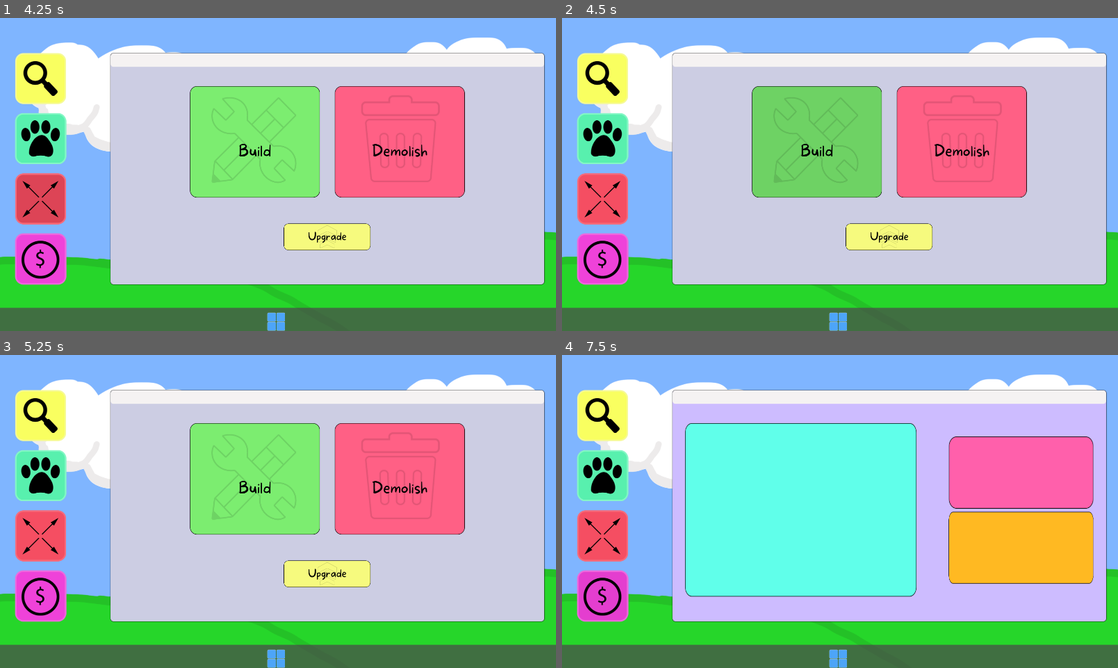
Above: before the commit, frames 1-4 (two rows, left to right).
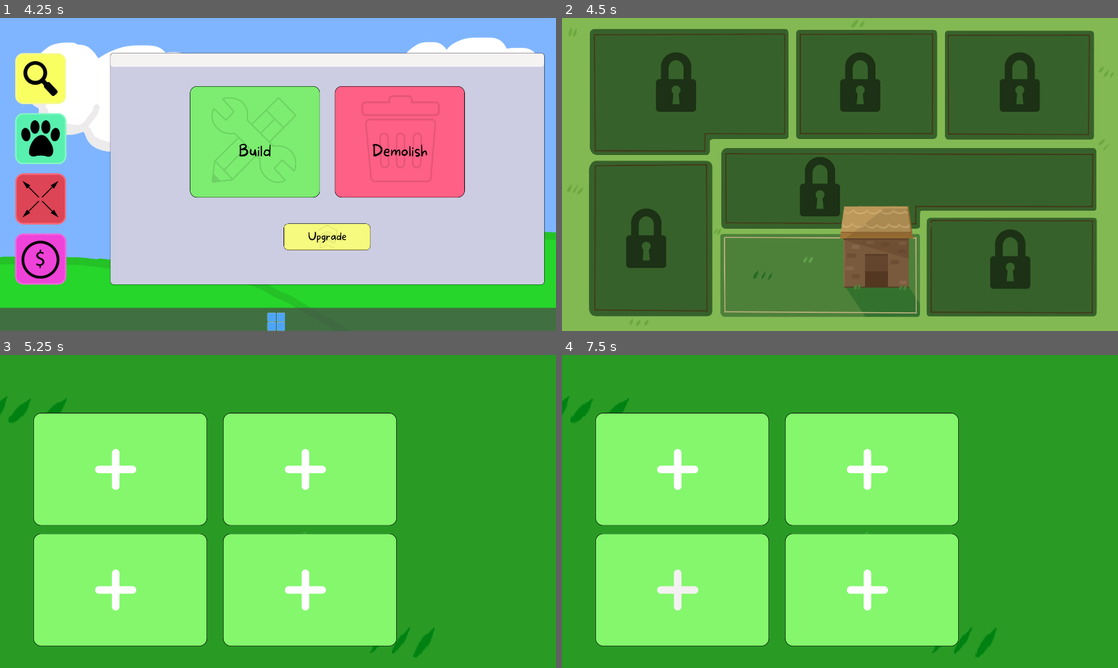
Above: after the commit, the same moments.

Repository: Gray-Alec58/gam-capstone
Game: Godot game, scene res://Scenes/start_screen.tscn
The game is run twice, just before and just after one commit, with the same random seed, the same clock (stepped at 60 frames per second) and the same inputs.
Inputs (mouse positions are in pixels of both pictures, inside the frame that each line leads up to):
- Up to frame 1 (4.25 s): click "START" at 0.5 s; tap Enter at 1.25 s; move the mouse to (311, 149) at 1.27 s; click (311, 149) at 1.42 s; click (38, 77) at 2 s; click (38, 140) at 2.75 s; click (38, 199) at 3.5 s
- Up to frame 2 (4.5 s): click "Build" at 4.25 s
- Up to frame 3 (5.25 s): click (272, 605) at 5.02 s
- Up to frame 4 (7.5 s): click (684, 473) at 5.77 s; click (684, 592) at 6.52 s; click (600, 596) at 7.27 s

Frame 1 is identical in both runs. In frame 2, 98% of the frame differs, in the area x 0-100%, y 0-100%; in frame 3, 94%; in frame 4, 100%.

Commit message:
small changes
build button pressed can move to map
changed map bg size

Diff:
--- a/Scenes/Building_Ui.tscn
+++ b/Scenes/Building_Ui.tscn
@@ -14,8 +14,7 @@
 grow_vertical = 2
 
 [node name="Background" type="Sprite2D" parent="." unique_id=450052982]
-position = Vector2(576.25, 324)
-scale = Vector2(0.6, 0.6)
+position = Vector2(960.25, 540)
 texture = ExtResource("1_q41gs")
 
 [node name="BuildSlotContainer" type="MarginContainer" parent="Background" unique_id=705368958]
--- a/Scenes/Map_Scene.tscn
+++ b/Scenes/Map_Scene.tscn
@@ -9,8 +9,7 @@
 [node name="Map_Scene" type="Node2D" unique_id=1997719588]
 
 [node name="MapBG" type="Sprite2D" parent="." unique_id=601928638]
-position = Vector2(576.25, 324)
-scale = Vector2(0.6, 0.6)
+position = Vector2(960.25, 540)
 texture = ExtResource("1_dj52n")
 script = ExtResource("2_wphop")
 
--- a/Scenes/computer_screen.tscn
+++ b/Scenes/computer_screen.tscn
@@ -761,4 +761,5 @@
 [connection signal="pressed" from="FullScreenContainer/AppContainer/FundraiseTextB" to="FullScreenContainer" method="_on_fundraise_texture_button_pressed"]
 [connection signal="pressed" from="FullScreenContainer/ResearchWindow1/WindowBackground/ScreenContainer/ButtonContainer/TopButtonContainer/FarmAnimalTextB" to="FullScreenContainer" method="_on_farm_animal_texture_button_pressed"]
 [connection signal="pressed" from="FullScreenContainer/ResearchWindow2/WindowBackground/ScreenContainer/LeftResearchContainer/ResearchPointTexB" to="." method="_on_research_point_tex_b_pressed"]
+[connection signal="pressed" from="FullScreenContainer/ExpandWindow/NinePatchRect/MarginContainer/VBoxContainer/ButtonContainer/BuildTextB" to="FullScreenContainer" method="_on_build_text_b_pressed"]
 [connection signal="pressed" from="ExitTextB" to="." method="_on_exit_texture_button_pressed"]
--- a/project.godot
+++ b/project.godot
@@ -24,7 +24,6 @@
 
 window/size/viewport_width=1920
 window/size/viewport_height=1080
-window/size/mode=3
 window/stretch/mode="viewport"
 window/stretch/aspect="expand"
 
Not shown, added: Art/tailspritesheet.png.import
